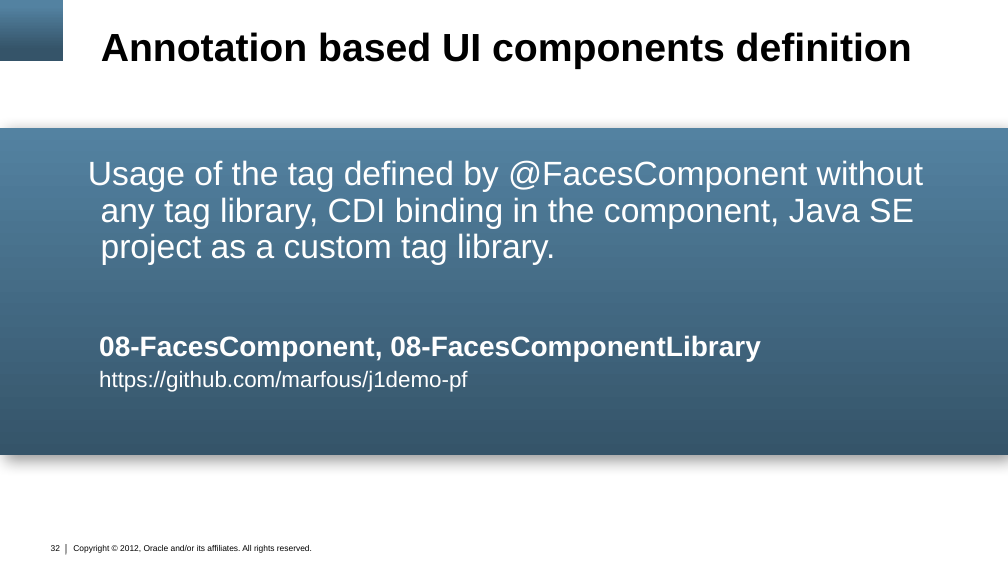
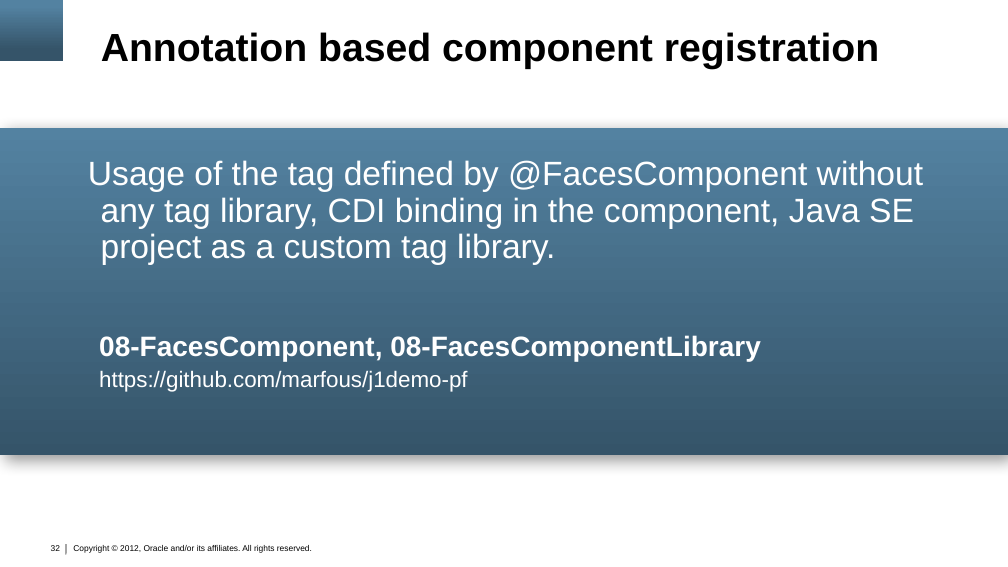
Before and after one commit to marfous/j1demo-pf, a slide deck: slide 32 of con3638.pptx. Drawn at 1008x567 pixels with LibreOffice and Linux fonts; fonts in the diff are those of the drawing; background and template pictures are left out. Boxes give left, top, right and bottom in pixels: in the first picture for what was removed or moved away, otherwise in the second. Text is boxed around its words. In the diff, an @@ line names an element or a change of style, - is before the commit and + after.

```diff
--- a/con3638.pptx
+++ b/con3638.pptx
@@ title at bbox=[101, 32, 879, 69]: text changed @@
-Annotation based UI components definition
+Annotation based component registration
```
Also in this commit, not shown: 3 other slides changed.
